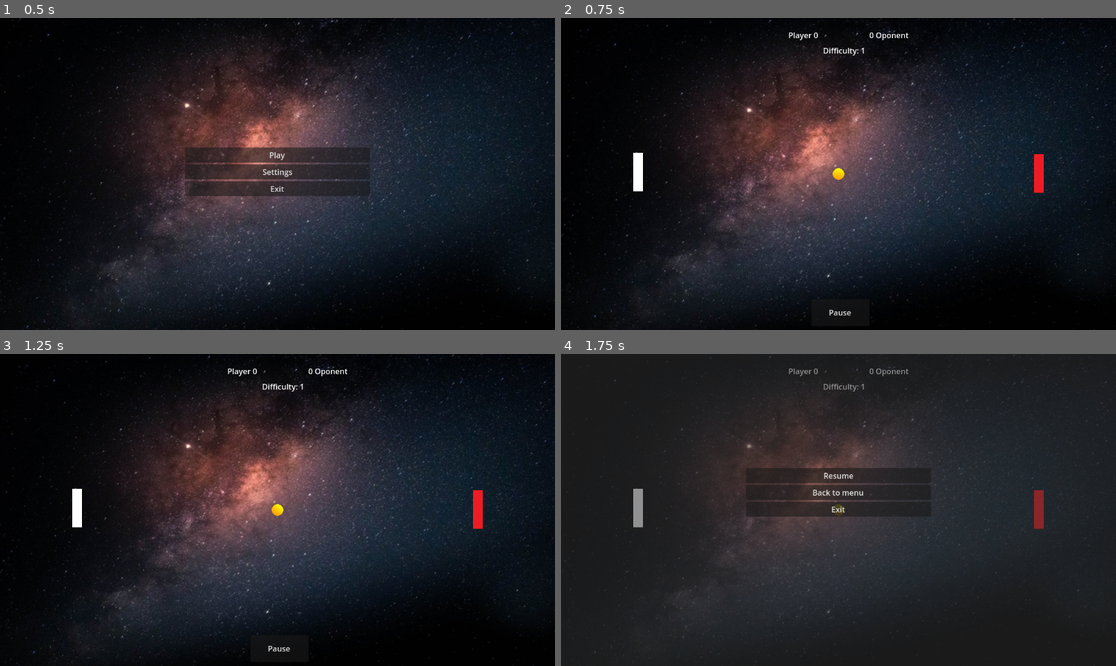
Above: before the commit, frames 1-4 (two rows, left to right).
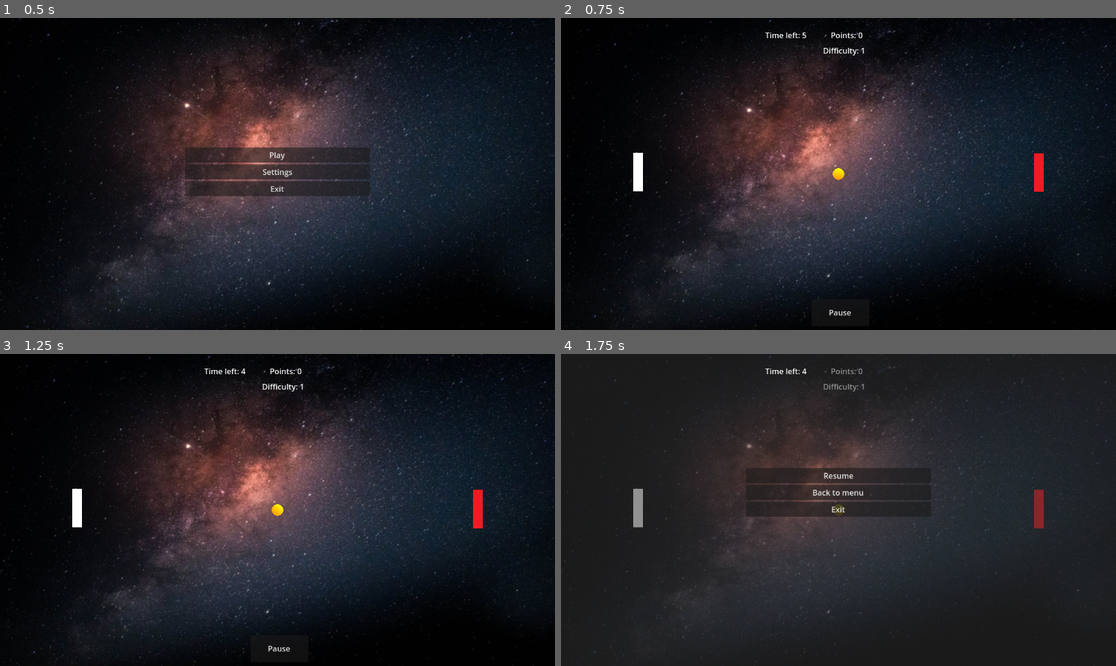
Above: after the commit, the same moments.

Repository: PecherskyDaniil/ForlabsTeamPingPong
Game: Godot game, scene res://scenes/main.tscn
The game is run twice, just before and just after one commit, with the same random seed, the same clock (stepped at 60 frames per second) and the same inputs.
Inputs:
- Up to frame 1 (0.5 s): no input
- Up to frame 2 (0.75 s): click "Play" at 0.5 s
- Up to frame 3 (1.25 s): no input
- Up to frame 4 (1.75 s): click "Pause" at 1.25 s

Frame 1 is identical in both runs. In frame 2, 0.2% of the frame differs, in the area x 36-87%, y 4-57%; in frame 3, 0.2%; in frame 4, 0.2%.
Error after the commit: Out of bounds get index '0' (on base: 'Array') (res://results.gd:20)

Commit message:
Добавил лидерборд

Diff:
--- a/autoload/MainAutoload.gd
+++ b/autoload/MainAutoload.gd
@@ -1,3 +1,18 @@
 extends Node
 
 var difficulty=1
+
+var save_path="user://results.save"
+var resultsList:Array = []
+func add_to_results(date:String,points: int, diff: int) -> void:
+	var entry = { "date":date,"difficulty": diff, "points": points }
+	resultsList.append(entry)
+	resultsList.sort_custom(func(a,b): return a["points"] > b["points"])
+func save_data(points: int):
+	add_to_results(Time.get_datetime_string_from_system(), points, difficulty)
+	var filewrite = FileAccess.open(MainAutoload.save_path, FileAccess.WRITE)
+	filewrite.store_var(resultsList)
+func load_data():
+	if (FileAccess.file_exists(MainAutoload.save_path)):
+		var fileread = FileAccess.open(MainAutoload.save_path, FileAccess.READ)
+		resultsList=fileread.get_var()
--- a/project.godot
+++ b/project.godot
@@ -12,7 +12,7 @@
 
 config/name="ForlabsTeamPingPong"
 run/main_scene="uid://bhndvlah5nodd"
-config/features=PackedStringArray("4.4", "Forward Plus")
+config/features=PackedStringArray("4.5", "Forward Plus")
 config/icon="res://icon.svg"
 
 [autoload]
--- /dev/null
+++ b/results.gd
@@ -0,0 +1,30 @@
+extends Control
+
+@onready var tree = get_node("Tree")
+func _ready()->void:
+	set_process(false)
+	update()
+
+func update():
+	MainAutoload.load_data()
+	tree.clear()
+	tree.columns = 3
+	tree.set_column_title(0, "Дата")
+	tree.set_column_title(1, "Сложность")
+	tree.set_column_title(2, "Очки")
+	var columnitem = tree.create_item()
+	columnitem.set_text(0,"Дата")
+	columnitem.set_text(1,"Сложность")
+	columnitem.set_text(2,"Очки")
+	for i in range(0,3):
+		var row = MainAutoload.resultsList[i]
+		var item = tree.create_item()
+		item.set_text(0,row["date"])
+		item.set_text(1,str(row["difficulty"]))
+		item.set_text(2,str(row["points"]))
+
+
+
+func _on_back_to_menu_pressed() -> void:
+	get_tree().paused=false
+	get_tree().change_scene_to_file("res://scenes/main_menu.tscn")
--- /dev/null
+++ b/results.tscn
@@ -0,0 +1,36 @@
+[gd_scene load_steps=2 format=3 uid="uid://c8sxux6c2j3ia"]
+
+[ext_resource type="Script" uid="uid://cwbij3unhlgvy" path="res://results.gd" id="1_amp1b"]
+
+[node name="Results" type="Control"]
+layout_mode = 3
+anchors_preset = 15
+anchor_right = 1.0
+anchor_bottom = 1.0
+grow_horizontal = 2
+grow_vertical = 2
+script = ExtResource("1_amp1b")
+
+[node name="ColorRect" type="ColorRect" parent="."]
+modulate = Color(0.188235, 0.188235, 0.188235, 0.529412)
+layout_mode = 0
+offset_right = 1152.0
+offset_bottom = 648.0
+
+[node name="Tree" type="Tree" parent="."]
+layout_mode = 0
+offset_left = 300.0
+offset_top = 100.0
+offset_right = 850.0
+offset_bottom = 424.0
+
+[node name="BackToMenu" type="Button" parent="."]
+process_mode = 3
+layout_mode = 0
+offset_left = 520.0
+offset_top = 464.0
+offset_right = 635.0
+offset_bottom = 495.0
+text = "Back to menu"
+
+[connection signal="pressed" from="BackToMenu" to="." method="_on_back_to_menu_pressed"]
--- a/scenes/playground.tscn
+++ b/scenes/playground.tscn
@@ -6,6 +6,7 @@
 [ext_resource type="PackedScene" uid="uid://chsviinyt5gaj" path="res://scenes/player.tscn" id="3_q8s1k"]
 [ext_resource type="PackedScene" uid="uid://o7p8m5lhxhmm" path="res://scenes/oponent.tscn" id="5_mm0a5"]
 [ext_resource type="PackedScene" uid="uid://2memjss351st" path="res://scenes/pause.tscn" id="6_o6wi6"]
+[ext_resource type="PackedScene" uid="uid://c8sxux6c2j3ia" path="res://results.tscn" id="7_emj6c"]
 
 [node name="Playground" type="Node2D"]
 script = ExtResource("1_q8s1k")
@@ -25,15 +26,9 @@
 position = Vector2(992, 320)
 
 [node name="PlayerPoints" type="Label" parent="."]
-offset_left = 472.0
+offset_left = 560.0
 offset_top = 24.0
-offset_right = 512.0
-offset_bottom = 47.0
-
-[node name="OpPoints" type="Label" parent="."]
-offset_left = 640.0
-offset_top = 24.0
-offset_right = 680.0
+offset_right = 600.0
 offset_bottom = 47.0
 
 [node name="DifficultyLabel" type="Label" parent="."]
@@ -53,5 +48,17 @@
 [node name="pause" parent="." instance=ExtResource("6_o6wi6")]
 visible = false
 
+[node name="Label" type="Label" parent="."]
+offset_left = 424.0
+offset_top = 24.0
+offset_right = 464.0
+offset_bottom = 47.0
+
+[node name="Timer" type="Timer" parent="."]
+wait_time = 5.0
+
+[node name="Results" parent="." instance=ExtResource("7_emj6c")]
+visible = false
+
 [connection signal="pressed" from="PauseButton" to="." method="_on_pause_button_pressed"]
 [connection signal="end_pause" from="pause" to="." method="_on_pause_end_pause"]
--- a/scripts/ball_area.gd
+++ b/scripts/ball_area.gd
@@ -10,10 +10,12 @@
 @onready var window = get_parent().get_window()
 @onready var size = get_node("CollisionBall").shape.radius
 var last_winner:bool=false
+
 func _ready()-> void:
 	last_winner=rng.randi_range(0,1)==0
 	round_start()
 
+#Состояние мяча в начале раунда
 func round_start()->void:
 	velocity=Vector2i(0,0)
 	global_position=Vector2(window.size.x/2,window.size.y/2)
@@ -24,9 +26,11 @@
 		rand_x*=-1
 	velocity = Vector2i(rand_x,rand_y)
 	angular_velocity = rng.randf_range(0.1,0.5)
+
 func _process(delta: float):
 	global_position += velocity*delta*2
 	rotation += angular_velocity*delta
+	#Попадание в ворота игрока
 	if global_position.x > (window.size.x - size):
 		last_winner=true
 		round_start()
@@ -35,6 +39,7 @@
 		velocity.y *=-1
 	if global_position.y < size:
 		velocity.y *=-1
+	#Попадание в ворота бота
 	if global_position.x < size:
 		last_winner=false
 		round_start()
@@ -43,4 +48,6 @@
 
 func _on_area_entered(area:Area2D)->void:
 	if area==rocketarea or area==oparea:
+		angular_velocity = rng.randf_range(0.1,0.5)
 		velocity.x*=-1
+		velocity.y=rng.randi_range(-100,100)
--- a/scripts/oponent.gd
+++ b/scripts/oponent.gd
@@ -1,12 +1,15 @@
 extends Node2D
 
-const SPEED = 200.0
+const SPEED = 10.0
+var maxdistance =10.0
 var velocity = 0.0
 @onready var window = get_parent().get_window()
 @onready var size = get_node("OponentArea/CollisionOponent").shape.size
+
+#Движение в сторону мяча
 func seek_target(delta,target)->void:
 	var direction = target.y-global_position.y
-	direction=direction/abs(direction)
+	direction=direction/maxdistance
 	velocity = direction*SPEED
-	if target.y-global_position.y>velocity*delta and (global_position.y+velocity*delta-size.y/2)>0 and (global_position.y+velocity*delta+size.y/2)<window.size.y:
+	if  (global_position.y+velocity*delta-size.y/2)>0 and (global_position.y+velocity*delta+size.y/2)<window.size.y:
 		position.y+=velocity*delta
--- /dev/null
+++ b/scripts/play_button.gd
@@ -0,0 +1,8 @@
+extends Button
+
+
+signal play
+func _on_pressed() -> void:
+	#play.emit()
+	#смена сцены
+	get_tree().change_scene_to_file("res://scenes/playground.tscn")
--- a/scripts/player.gd
+++ b/scripts/player.gd
@@ -9,5 +9,6 @@
 func _process(delta:float)->void:
 	var direction = Input.get_axis("ui_up","ui_down")
 	velocity = direction*SPEED
+	#Ограничение движения игрока
 	if (global_position.y+velocity*delta-size.y/2)>0 and (global_position.y+velocity*delta+size.y/2)<window.size.y:
 		position.y+=velocity*delta
--- a/scripts/playground.gd
+++ b/scripts/playground.gd
@@ -1,7 +1,8 @@
 extends Node2D
 
 var player_points=0
-var bot_points=0
+const PLAYTIME = 120
+var time = PLAYTIME
 @onready var ball = get_node("Ball/BallArea")
 @onready var oponent = get_node("Oponent")
 @onready var op_label = get_node("OpPoints")
@@ -9,27 +10,33 @@
 @onready var difficulty_label=get_node("DifficultyLabel")
 @onready var pause_button=get_node("PauseButton")
 @onready var pause_scene=$pause
-
+@onready var results_scene=get_node("Results")
 func _ready():
+	$Timer.start()
 	ball.left_win.connect(player_win)
 	ball.right_win.connect(op_win)
-	player_label.text="Player " + str(player_points)
-	op_label.text=str(bot_points)+" Oponent"
+	player_label.text="Points: " + str(player_points)
 	difficulty_label.text="Difficulty: "+str(MainAutoload.difficulty)
 
 func _process(delta:float)->void:
 	oponent.seek_target(delta,ball.global_position)
+	$Label.set_text("Time left: "+str(int(round($Timer.get_time_left()))))
+	if int(round($Timer.get_time_left()))<1:
+		MainAutoload.save_data(player_points)
+		print(MainAutoload.resultsList)
+		results_scene.update()
+		results_scene.visible=true
+		get_tree().paused=true
+		results_scene.set_process(true)
 
+#Засчитать очко игроку
 func player_win():
 	player_points+=1
-	player_label.text="Player " + str(player_points)
-
+	player_label.text="Points: " + str(player_points)
+#Засчитать очко боту
 func op_win():
-	bot_points+=1
-	op_label.text=str(bot_points)+" Oponent"
-
-
-
+	player_points-=1
+	player_label.text="Points: " + str(player_points)
 
 func _on_pause_button_pressed() -> void:
 	pause_scene.visible=true
@@ -38,8 +45,6 @@
 	pause_scene.set_process(true)
 
 
-
-
 func _on_pause_end_pause() -> void:
 	get_tree().paused=false
 	pause_scene.visible=false
Not shown, changed: assets/ball/the-ball-is-round-yellow-sun-pictures-2.png.import
Not shown, changed: assets/interface/main_menu_background.png.import
Not shown, changed: assets/oponent/oponent.png.import
Not shown, changed: assets/player/platform.png.import
Not shown, changed: icon.svg.import
Not shown, added: results.gd.uid
Not shown: 1 places in scenes/playground.tscn that only renumber resources
Not shown, added: scripts/play_button.gd.uid
